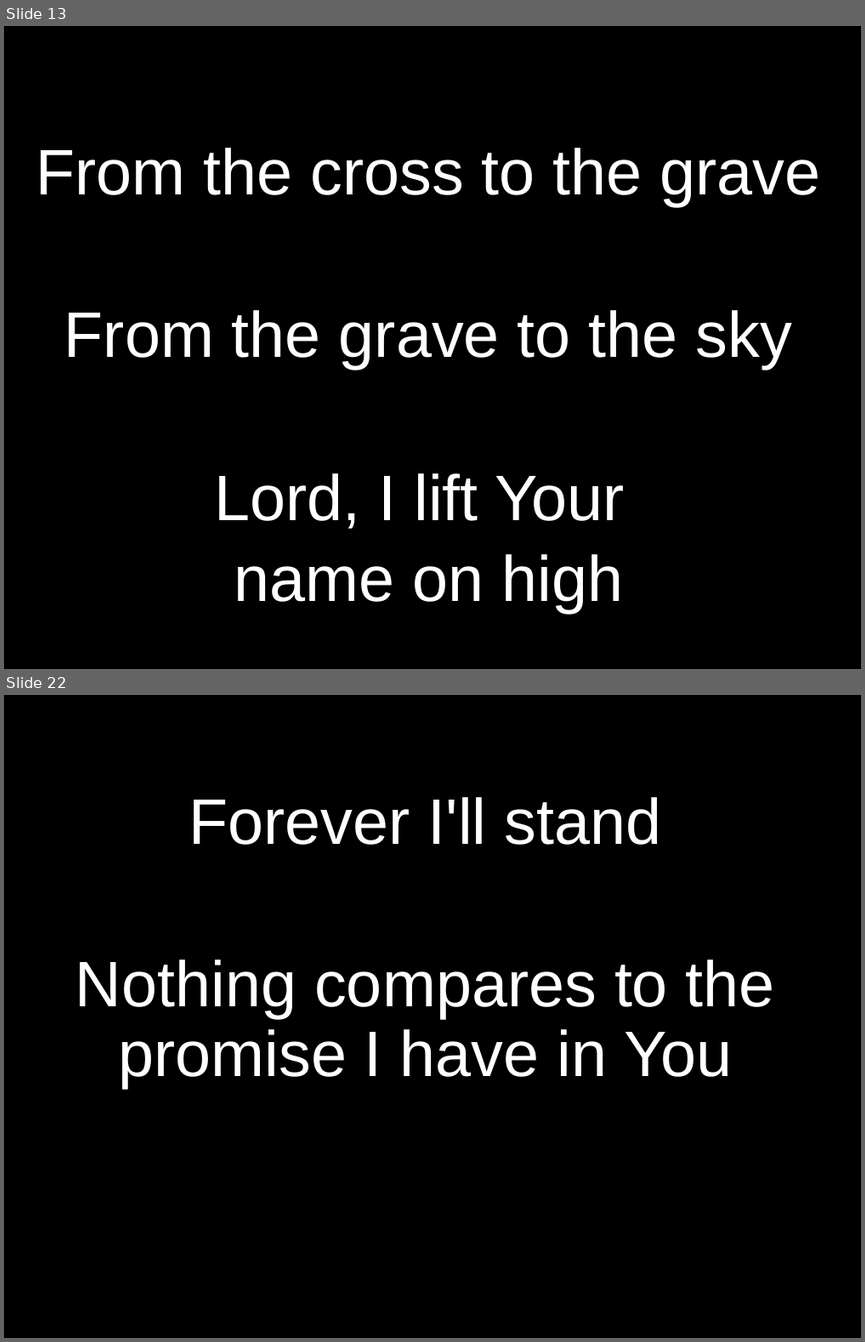
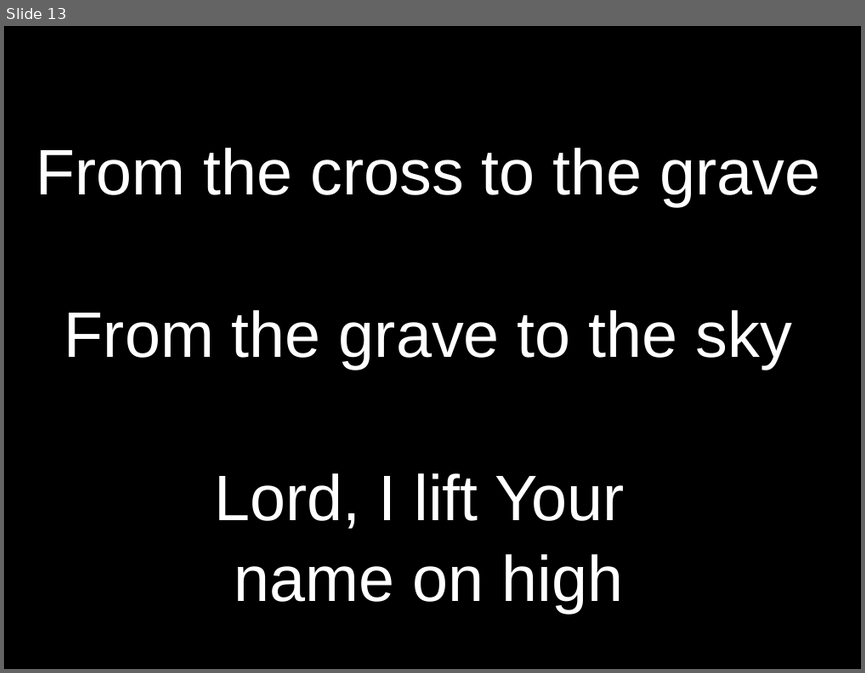
Before and after one commit to kendall412/worship, a slide deck: Lord I Lift Your Name On High.pptx. Shown one above the other, each under a label of ours: slides 13 and 22 before the commit, slide 13 after it; the slides between them are not shown. The pictures are 865x1342 and 865x673 pixels, drawn with LibreOffice and Linux fonts; fonts in the diff are those of the drawing. Boxes give left, top, right and bottom in pixels: in the first picture for what was removed or moved away, otherwise in the second. Text is boxed around its words. In the diff, an @@ line names an element or a change of style, - is before the commit and + after.

```diff
--- a/Lord I Lift Your Name On High.pptx
+++ b/Lord I Lift Your Name On High.pptx
@@ slide 22 removed at (4, 695, 861, 1338), background #000000 @@
@@ subtitle removed at (75, 797, 775, 1088) @@
-Forever I'll stand
-Nothing compares to the promise I have in You
```
Also in this commit, not shown: 73 other slides removed, 10 other files.
